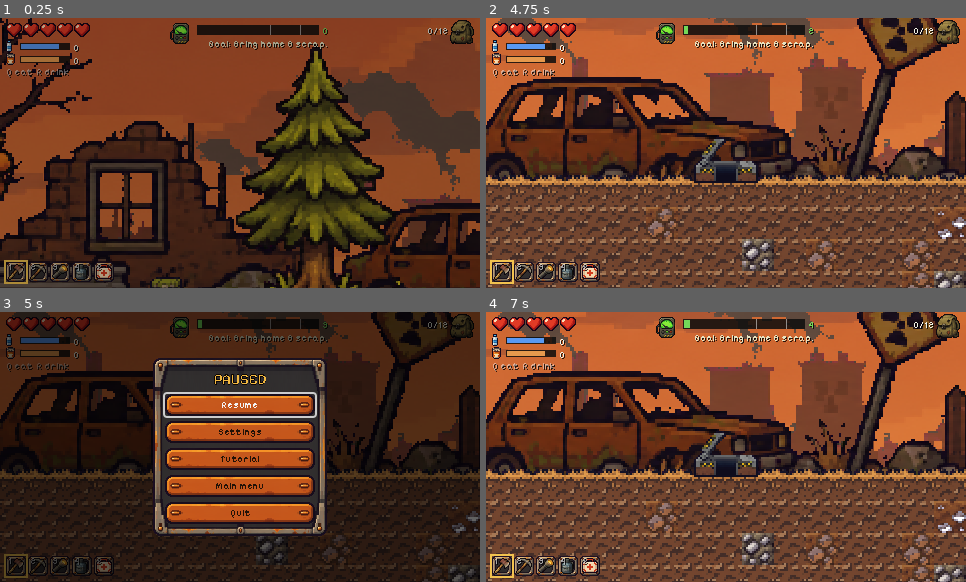
Above: before the commit, frames 1-4 (two rows, left to right).
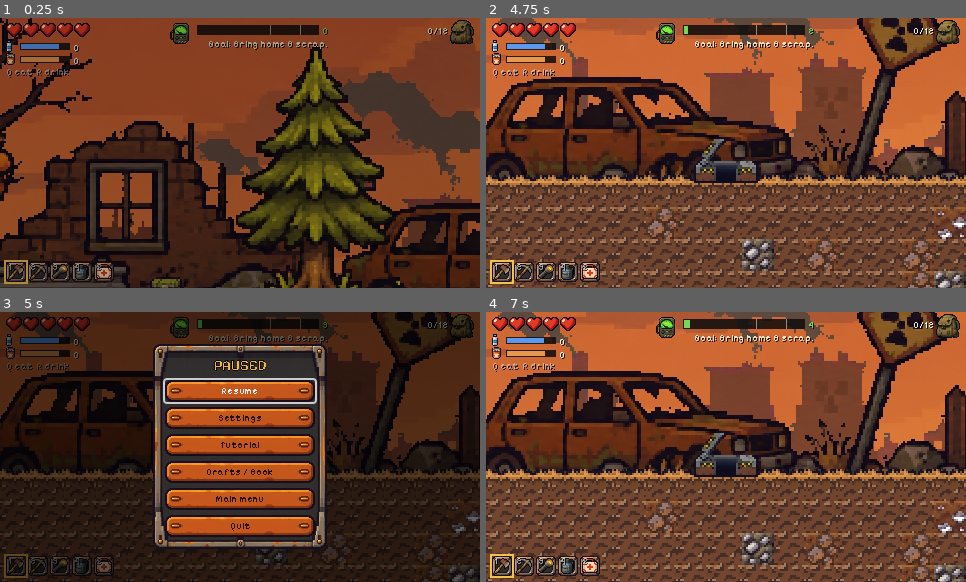
Above: after the commit, the same moments.

Repository: Sinammon/GameJam
Game: Godot game, scene res://tools/shots/shot_hatch.tscn
Two runs of this game, one before a commit and one after it. Both use one fixed random seed, a clock stepped at 60 frames per second and the inputs below. This scene is started directly instead of the project's main scene.
Inputs (mouse positions are in pixels of both pictures, inside the frame that each line leads up to):
- Up to frame 1 (0.25 s): no input
- Up to frame 2 (4.75 s): tap Enter (ui_accept) at 0.5, 3.5, 4.25 s; move the mouse to (702, 207) at 0.52 s; hold R (drink) 0.53-1.28 s; hold Right (move_right) 0.53-2.03 s; click (702, 207) at 0.67 s; tap Up (jump) at 0.77, 1.52, 3.02, 3.77, 4.52 s; tap Q (eat) at 0.8, 1.35, 3.05, 4.35 s; move the mouse to (870, 193) at 1.27 s; click (870, 193) at 1.42 s; tap E (interact) at 1.55, 3.8 s; move the mouse to (582, 112) at 2.02 s; hold E (interact) 2.03-2.78 s; hold Left (move_left) 2.03-4.28 s; click (582, 112) at 2.17 s; tap R (drink) at 2.3, 4.55 s; move the mouse to (750, 153) at 2.77 s; click (750, 153) at 2.85 s; move the mouse to (654, 85) at 3.52 s; hold R (drink) 3.53-4.28 s; click (654, 85) at 3.67 s; tap Tab (inventory) at 4.15 s; move the mouse to (831, 139) at 4.27 s; hold Right (move_right) from 4.28 s (still down); click (831, 139) at 4.42 s
- Up to frame 3 (5 s): keep holding Right (move_right); tap Escape (pause) at 4.9 s
- Up to frame 4 (7 s): release Right (move_right) at 5 s; click "Resume" at 5 s; tap Enter (ui_accept) at 5.75, 6.5 s; move the mouse to (630, 460) at 5.77 s; hold E (interact) 5.78-6.53 s; hold Right (move_right) from 5.78 s (still down); click (630, 460) at 5.92 s; tap Q (eat) at 6.05 s; move the mouse to (774, 387) at 6.52 s; tap 7 at 6.6 s; click (774, 387) at 6.67 s; tap Up (jump) at 6.77 s; tap E (interact) at 6.8 s

Frames 1-2 are identical in both runs. In frame 3, 23% of the frame differs, in the area x 31-69%, y 11-88%; in frame 4, nothing differs.

Commit message:
V3: Crafts / Book screen from the pause menu, built from GameState tables

Diff:
--- /dev/null
+++ b/bunker-7/scenes/book.gd
@@ -0,0 +1,122 @@
+class_name CraftsBook
+extends CanvasLayer
+# Crafts / Book screen (V3), opened from the pause menu. Lists every item, station, recipe, place
+# and tool from GuideData (scenes/guide_data.gd), which builds them from the game's own tables.
+# Tabs along the top, a scrollable list below. Esc / Back closes it (emits `closed`).
+
+signal closed
+
+var tab := "Items"
+var tab_buttons := {}          # section -> Button
+var list: VBoxContainer
+var scroll: ScrollContainer
+var back_button: Button
+var is_open := true
+
+func _init() -> void:
+	layer = 110
+	name = "CraftsBook"
+	process_mode = Node.PROCESS_MODE_ALWAYS
+
+func _ready() -> void:
+	var root := Control.new()
+	root.set_anchors_preset(Control.PRESET_FULL_RECT)
+	root.mouse_filter = Control.MOUSE_FILTER_STOP
+	add_child(root)
+	var dim := ColorRect.new()
+	dim.color = Color(0, 0, 0, 0.75)
+	dim.set_anchors_preset(Control.PRESET_FULL_RECT)
+	dim.mouse_filter = Control.MOUSE_FILTER_IGNORE
+	root.add_child(dim)
+	var panel := PanelContainer.new()
+	panel.add_theme_stylebox_override("panel", UIKit.panel_style(6))
+	panel.position = Vector2(12, 8)
+	panel.size = Vector2(456, 254)
+	root.add_child(panel)
+	var v := VBoxContainer.new()
+	v.add_theme_constant_override("separation", 3)
+	panel.add_child(v)
+	var top := HBoxContainer.new()
+	top.add_theme_constant_override("separation", 3)
+	v.add_child(top)
+	var title := UIKit.outlined("CRAFTS / BOOK", 12, UIKit.ACCENT, HORIZONTAL_ALIGNMENT_LEFT)
+	title.custom_minimum_size = Vector2(108, 0)
+	top.add_child(title)
+	for s in GuideData.SECTIONS:
+		var b := UIKit.button(s, Vector2(52, 16), 8)
+		b.focus_mode = Control.FOCUS_ALL
+		b.toggle_mode = true
+		b.pressed.connect(show_section.bind(s))
+		top.add_child(b)
+		tab_buttons[s] = b
+	scroll = ScrollContainer.new()
+	scroll.custom_minimum_size = Vector2(440, 200)
+	scroll.size_flags_vertical = Control.SIZE_EXPAND_FILL
+	scroll.horizontal_scroll_mode = ScrollContainer.SCROLL_MODE_DISABLED
+	v.add_child(scroll)
+	list = VBoxContainer.new()
+	list.add_theme_constant_override("separation", 4)
+	list.size_flags_horizontal = Control.SIZE_EXPAND_FILL
+	scroll.add_child(list)
+	back_button = UIKit.button("Back (Esc)", Vector2(90, 16), 8)
+	back_button.size_flags_horizontal = Control.SIZE_SHRINK_CENTER
+	back_button.focus_mode = Control.FOCUS_ALL
+	back_button.pressed.connect(close)
+	v.add_child(back_button)
+	show_section(tab)
+
+func show_section(section: String) -> void:
+	tab = section
+	for s in tab_buttons:
+		(tab_buttons[s] as Button).button_pressed = s == section
+	for c in list.get_children():
+		list.remove_child(c)
+		c.queue_free()
+	for e in GuideData.entries(section):
+		list.add_child(_entry(e))
+	scroll.scroll_vertical = 0
+	(tab_buttons[section] as Button).grab_focus.call_deferred()
+
+func _entry(e: Dictionary) -> Control:
+	var box := VBoxContainer.new()
+	box.add_theme_constant_override("separation", 0)
+	box.name = "Entry_" + str(e.id)
+	var head := HBoxContainer.new()
+	head.add_theme_constant_override("separation", 4)
+	box.add_child(head)
+	var pic := UIKit.picture("world_clean/icon_" + str(e.id))
+	if pic != null:
+		pic.custom_minimum_size = Vector2(12, 12)
+		pic.expand_mode = TextureRect.EXPAND_IGNORE_SIZE
+		pic.stretch_mode = TextureRect.STRETCH_KEEP_ASPECT_CENTERED
+		head.add_child(pic)
+	head.add_child(UIKit.label(str(e.name), 9, UIKit.ACCENT, HORIZONTAL_ALIGNMENT_LEFT))
+	if str(e.where) != "":
+		head.add_child(UIKit.label("- " + str(e.where), 8, UIKit.DIM, HORIZONTAL_ALIGNMENT_LEFT))
+	for pair in [["use", UIKit.TEXT], ["recipe", UIKit.GOOD]]:
+		var t := str(e.get(pair[0], ""))
+		if t == "":
+			continue
+		var l := UIKit.label(("Cost / recipe: " if pair[0] == "recipe" else "") + t, 8, pair[1], HORIZONTAL_ALIGNMENT_LEFT)
+		l.autowrap_mode = TextServer.AUTOWRAP_WORD_SMART
+		l.custom_minimum_size = Vector2(430, 0)
+		box.add_child(l)
+	return box
+
+func close() -> void:
+	if not is_open:
+		return
+	is_open = false
+	closed.emit()
+	queue_free()
+
+func _input(event: InputEvent) -> void:
+	if not is_open or not event.is_pressed() or event.is_echo():
+		return
+	if event.is_action_pressed(&"pause") or event.is_action_pressed(&"ui_cancel"):
+		get_viewport().set_input_as_handled()
+		close()
+		return
+	var k := event as InputEventKey
+	if k and (k.physical_keycode == KEY_DOWN or k.physical_keycode == KEY_S) and not get_viewport().gui_get_focus_owner() is Button:
+		scroll.scroll_vertical += 24
--- /dev/null
+++ b/bunker-7/scenes/guide_data.gd
@@ -0,0 +1,141 @@
+class_name GuideData
+extends RefCounted
+# Data for the Crafts / Book screen (scenes/book.gd). Nothing is typed twice: every entry is built
+# from the game's own tables, so the book can't go out of date:
+#   items      GameState.ITEMS (+ "made at" from FILTER_* / RECIPES, "used for" from BUILDINGS / ROOMS /
+#              BACKPACK_COSTS / RECIPES)
+#   stations   GameState.BUILDINGS and ROOMS (cost, what it does)
+#   recipes    the Water Filter (FILTER_IN/OUT) and GameState.RECIPES (the Stove)
+#   backpack   GameState.BACKPACK_SLOTS / BACKPACK_COSTS
+#   places     Locations.LOCATIONS
+#   tools      Inventory.TOOLS (+ the one-line TOOL_INFO below; tools are not items)
+# Each entry: {"name", "where", "use", "recipe"} (empty strings are skipped by the screen).
+
+const SECTIONS := ["Items", "Stations", "Recipes", "Places", "Tools"]
+const TOOL_INFO := {
+	"axe": "Chops dead trees for wood; weak against zombies.",
+	"pickaxe": "Mines ore rocks and blocks (scrap, concrete, circuits); hits zombies hard.",
+	"flashlight": "A beam where you face. You need it in the Old Mine.",
+	"canteen": "Left click drinks the cleanest water you carry (same as R).",
+	"medkit": "Left click uses a bandage: +3 half-hearts.",
+}
+
+static func gs() -> Node:
+	var tree := Engine.get_main_loop() as SceneTree
+	return tree.root.get_node_or_null("GameState") if tree else null
+
+static func sections() -> Dictionary:
+	var out := {}
+	for s in SECTIONS:
+		out[s] = entries(s)
+	return out
+
+static func entries(section: String) -> Array:
+	var g := gs()
+	if g == null:
+		return []
+	match section:
+		"Items":
+			return _items(g)
+		"Stations":
+			return _stations(g)
+		"Recipes":
+			return _recipes(g)
+		"Places":
+			return _places()
+		"Tools":
+			return _tools()
+	return []
+
+static func _items(g: Node) -> Array:
+	var out: Array = []
+	for kind in g.ITEMS:
+		var info: Dictionary = g.ITEMS[kind]
+		var made: PackedStringArray = []
+		if g.FILTER_OUT.has(kind):
+			made.append("Water Filter: %s" % g.cost_text(g.FILTER_IN))
+		for id in g.RECIPES:
+			if g.RECIPES[id]["out"].has(kind):
+				made.append("Stove: %s" % g.cost_text(g.RECIPES[id]["in"]))
+		var used: PackedStringArray = []
+		for id in g.BUILDINGS:
+			if g.BUILDINGS[id].cost.has(kind):
+				used.append(g.BUILDINGS[id].name)
+		for id in g.ROOMS:
+			if g.ROOMS[id].cost.has(kind):
+				used.append(g.ROOMS[id].name)
+		for id in g.RECIPES:
+			if g.RECIPES[id]["in"].has(kind):
+				used.append(g.RECIPES[id].name)
+		for t in g.BACKPACK_COSTS:
+			if g.BACKPACK_COSTS[t].has(kind):
+				used.append("Backpack %d" % t)
+		var use: String = info.use
+		if not used.is_empty():
+			use += " Needed for: %s." % ", ".join(used)
+		out.append({"id": kind, "name": info.name, "where": info.where, "use": use,
+			"recipe": " / ".join(made)})
+	return out
+
+static func _stations(g: Node) -> Array:
+	var out: Array = []
+	out.append({"id": "cot", "name": "Cot", "where": "Bedroom", "use": "Sleep: ends the day. The night costs water and a meal.", "recipe": ""})
+	out.append({"id": "locker", "name": "Locker", "where": "Bedroom", "use": "Your stock. Eat, drink, bandage, pack supplies for the trip.", "recipe": ""})
+	for id in g.ROOM_ORDER:
+		var r: Dictionary = g.ROOMS[id]
+		if r.cost.is_empty():
+			continue
+		var builds: PackedStringArray = []
+		for b in g.buildings_in(id):
+			builds.append(g.BUILDINGS[b].name)
+		var use := "Unlock at its door." + (" Lets you build: %s." % ", ".join(builds) if not builds.is_empty() else "")
+		if id == "storage":
+			use += " +%d carry space." % g.STORAGE_BONUS
+		out.append({"id": "room_" + id, "name": r.name, "where": "Room", "use": use, "recipe": g.cost_text(r.cost)})
+	for id in g.BUILDINGS:
+		var b: Dictionary = g.BUILDINGS[id]
+		out.append({"id": id, "name": b.name, "where": "%s workbench" % g.ROOMS[b.room].name, "use": b.desc,
+			"recipe": g.cost_text(b.cost)})
+	var tiers: PackedStringArray = []
+	for t in g.BACKPACK_COSTS:
+		tiers.append("tier %d (%d slots): %s" % [t, g.BACKPACK_SLOTS[t - 1], g.cost_text(g.BACKPACK_COSTS[t])])
+	out.append({"id": "backpack", "name": "Backpack upgrades", "where": "Upgrade bench, Bedroom",
+		"use": "Carry more. Tier 1 carries %d." % g.BACKPACK_SLOTS[0], "recipe": "; ".join(tiers)})
+	return out
+
+static func _recipes(g: Node) -> Array:
+	var out: Array = []
+	out.append({"id": "filter", "name": "Filter water", "where": "Water Filter",
+		"use": "Up to %d a night on its own." % g.FILTER_NIGHT_MAX,
+		"recipe": "%s -> %s" % [g.cost_text(g.FILTER_IN), g.cost_text(g.FILTER_OUT)]})
+	for id in g.RECIPES:
+		var r: Dictionary = g.RECIPES[id]
+		out.append({"id": id, "name": r.name, "where": "Stove", "use": "",
+			"recipe": "%s -> %s" % [g.cost_text(r["in"]), g.cost_text(r["out"])]})
+	return out
+
+static func _places() -> Array:
+	var out: Array = []
+	for id in Locations.ORDER:
+		var c: Dictionary = Locations.get_config(id)
+		out.append({"id": id, "name": c.name, "where": "Ladder, from day %d" % int(c.unlock_day),
+			"use": c.desc, "recipe": "Radiation x%s" % str(c.rad)})
+	return out
+
+static func _tools() -> Array:
+	var out: Array = []
+	var inv: Script = load("res://scenes/inventory.gd")
+	var tools: Array = inv.get_script_constant_map().get("TOOLS", [])
+	for i in tools.size():
+		var t: String = tools[i]
+		out.append({"id": t, "name": t.capitalize(), "where": "Hotbar %d" % (i + 1), "use": str(TOOL_INFO.get(t, "")), "recipe": ""})
+	out.append({"id": "keys", "name": "Keys", "where": "Outside", "use": "Q eats, R drinks, E uses, Tab backpack, 1-5 tools.", "recipe": ""})
+	return out
+
+# Every id listed anywhere in the book (tests check that each item / building is in it).
+static func all_ids() -> Array:
+	var ids: Array = []
+	for s in SECTIONS:
+		for e in entries(s):
+			ids.append(e.id)
+	return ids
--- a/bunker-7/scenes/pause_menu.gd
+++ b/bunker-7/scenes/pause_menu.gd
@@ -24,6 +24,8 @@
 var resume_button: Button
 var settings_button: Button
 var tutorial_button: Button
+var book_button: Button
+var book: CanvasLayer = null      # scenes/book.gd while open
 var menu_button: Button
 var quit_button: Button
 var music_slider: HSlider
@@ -77,6 +79,7 @@
 	resume_button = _button(main_page, "Resume", _on_resume)
 	settings_button = _button(main_page, "Settings", open_settings)
 	tutorial_button = _button(main_page, "Tutorial", _on_tutorial)
+	book_button = _button(main_page, "Crafts / Book", open_book)
 	menu_button = _button(main_page, "Main menu", _on_main_menu)
 	quit_button = _button(main_page, "Quit", _on_quit)
 	quit_button.visible = not OS.has_feature("web")
@@ -165,6 +168,9 @@
 	if _tutorial_is_open():
 		return
 	get_viewport().set_input_as_handled()
+	if book != null and is_instance_valid(book):
+		book.close()   # Esc closes the book first, back to the menu
+		return
 	if not is_open:
 		open()
 	elif settings_page.visible:
@@ -186,6 +192,8 @@
 func close() -> void:
 	if not is_open:
 		return
+	if book != null and is_instance_valid(book):
+		book.close()
 	is_open = false
 	_root.visible = false
 	get_tree().paused = _was_paused
@@ -207,6 +215,19 @@
 	main_page.visible = true
 	settings_button.grab_focus()
 
+# Crafts / Book: every item, station, recipe and place (scenes/book.gd, data from GuideData).
+func open_book() -> void:
+	if book != null and is_instance_valid(book):
+		return
+	book = load("res://scenes/book.gd").new()
+	add_child(book)
+	book.closed.connect(_on_book_closed)
+
+func _on_book_closed() -> void:
+	book = null
+	if is_open and book_button != null:
+		book_button.grab_focus.call_deferred()
+
 # ---------------------------------------------------------------- button handlers
 
 func _on_resume() -> void:
Not shown, added: bunker-7/scenes/book.gd.uid
Not shown, added: bunker-7/scenes/guide_data.gd.uid
